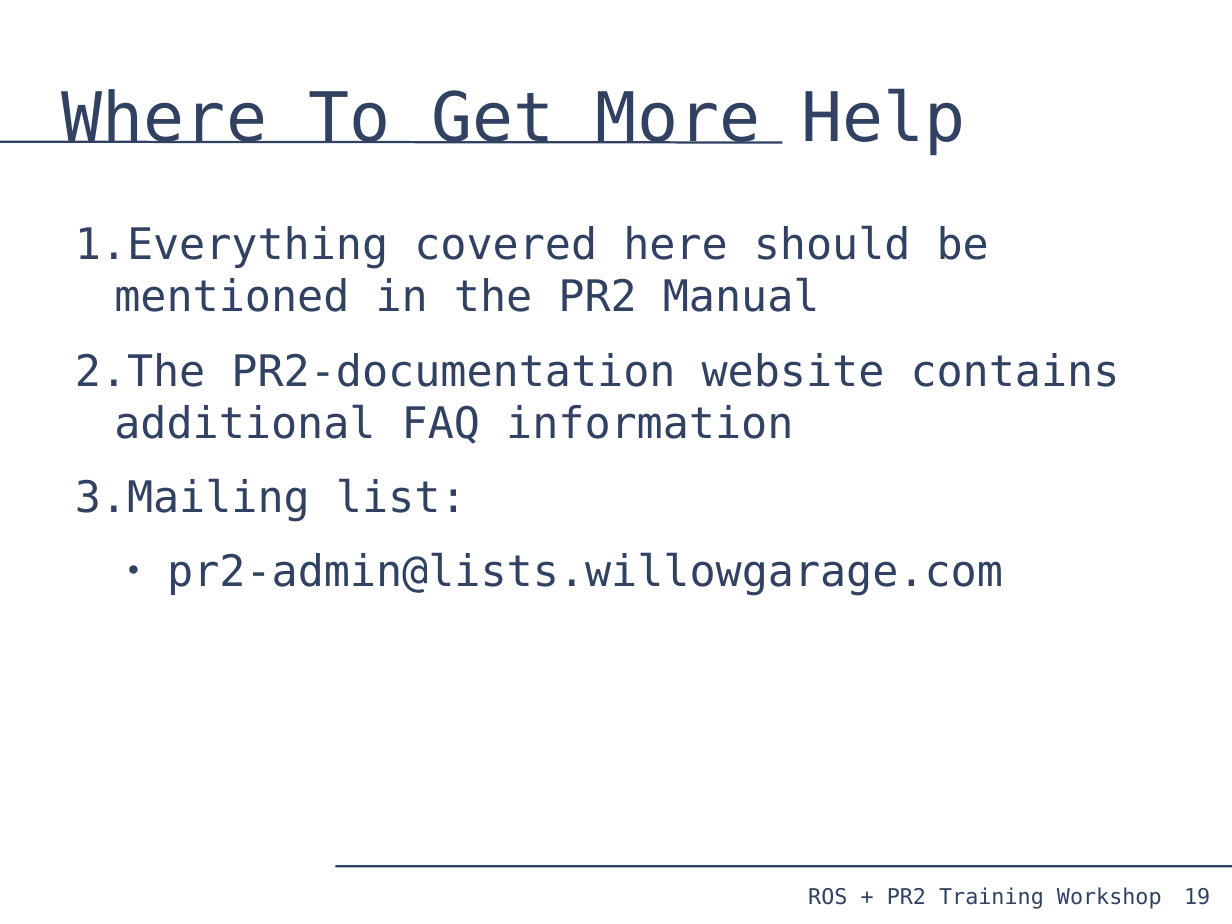
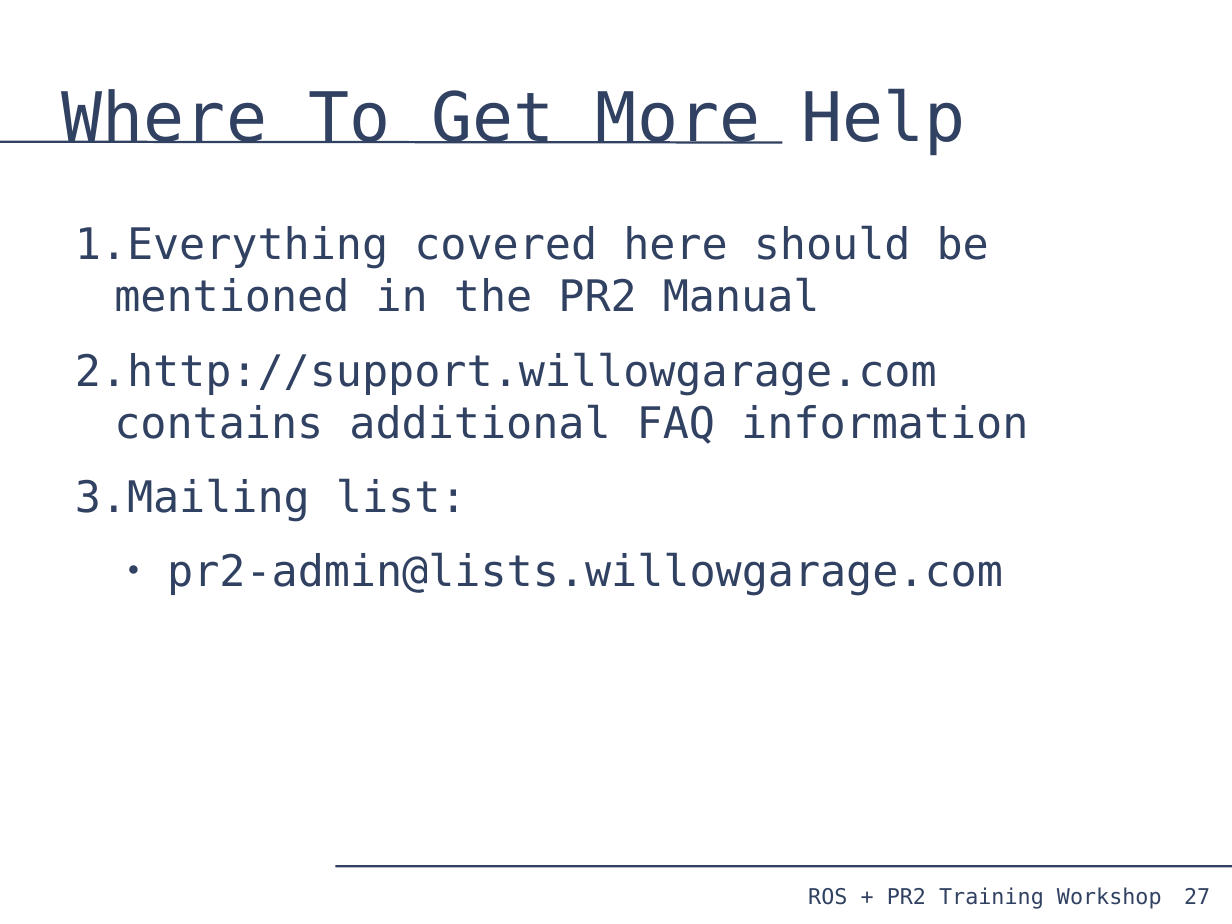
Before and after one commit to PR2/pr2_docs, a slide deck: slide 27 of pr2_training_workshop/pr2_sysadmin/pr2_syasdmin.odp (slide 19 before the commit). Drawn at 1232x924 pixels with LibreOffice and Linux fonts; fonts in the diff are those of the drawing. Boxes give left, top, right and bottom in pixels: in the first picture for what was removed or moved away, otherwise in the second. Text is boxed around its words. In the diff, an @@ line names an element or a change of style, - is before the commit and + after.

```diff
--- a/pr2_training_workshop/pr2_sysadmin/pr2_syasdmin.odp
+++ b/pr2_training_workshop/pr2_sysadmin/pr2_syasdmin.odp
@@ text at bbox=[75, 352, 1028, 444]: text changed @@
-2. The PR2-documentation website contains additional FAQ information
+2. http://support.willowgarage.com contains additional FAQ information
@@ page number at bbox=[1184, 888, 1210, 904]: text changed @@
-19
+27
```
Also in this commit, not shown: 11 other slides changed, 8 slides added, 1 slide removed, 1 other file.
